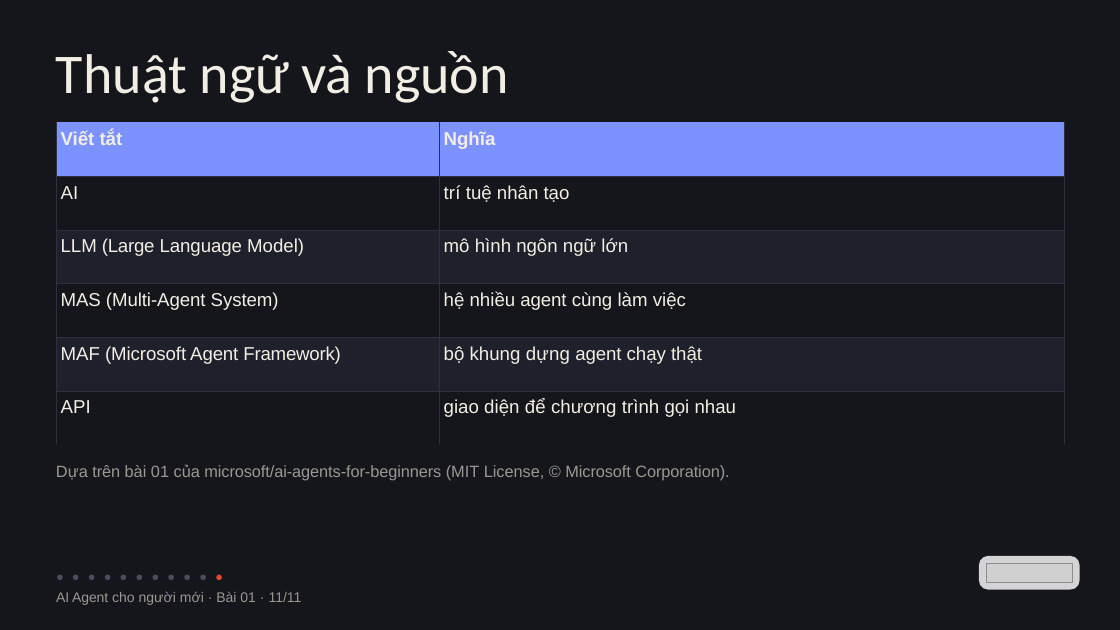
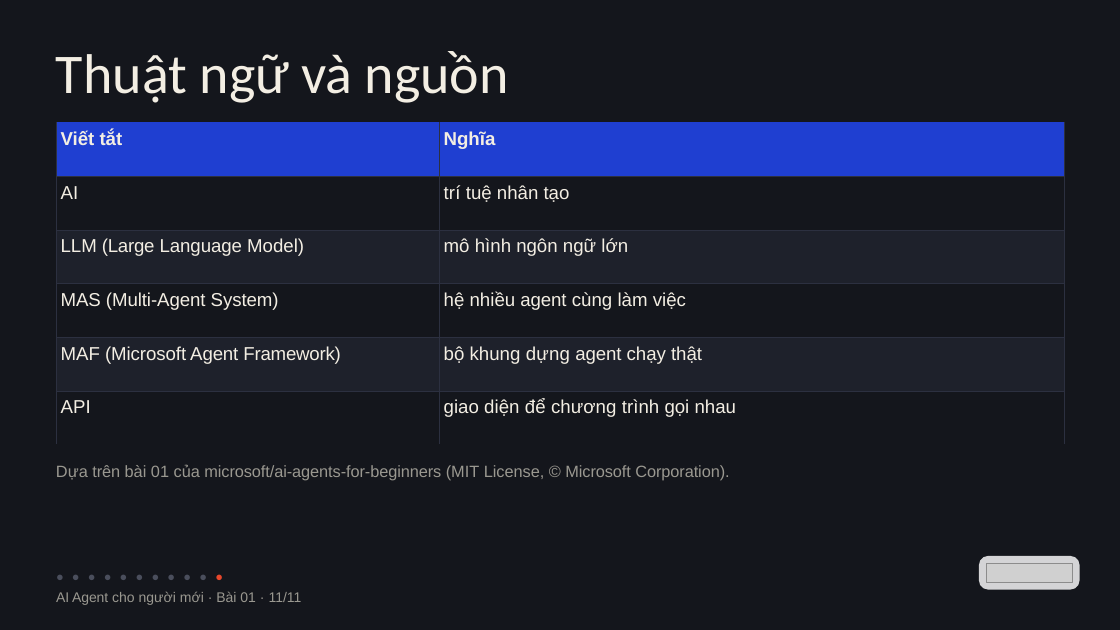
Before and after one commit to vohoailinh90/Agentic-coding-course, a slide deck: slide 11 of ai-agents-for-beginners/vi/lessons/ag-01/ag-01.pptx. Drawn at 1120x630 pixels with LibreOffice and Linux fonts; fonts in the diff are those of the drawing; grey boxes stand for pictures. Boxes give left, top, right and bottom in pixels: in the first picture for what was removed or moved away, otherwise in the second. Text is boxed around its words. In the diff, an @@ line names an element or a change of style, - is before the commit and + after.

```diff
--- a/ai-agents-for-beginners/vi/lessons/ag-01/ag-01.pptx
+++ b/ai-agents-for-beginners/vi/lessons/ag-01/ag-01.pptx
@@ table at bbox=[56, 123, 1064, 421] @@
@@ fill #7C93FF to #1F3FD1 in row 1 @@
```
Also in this commit, not shown: 1 other slide changed, 4 other files.
